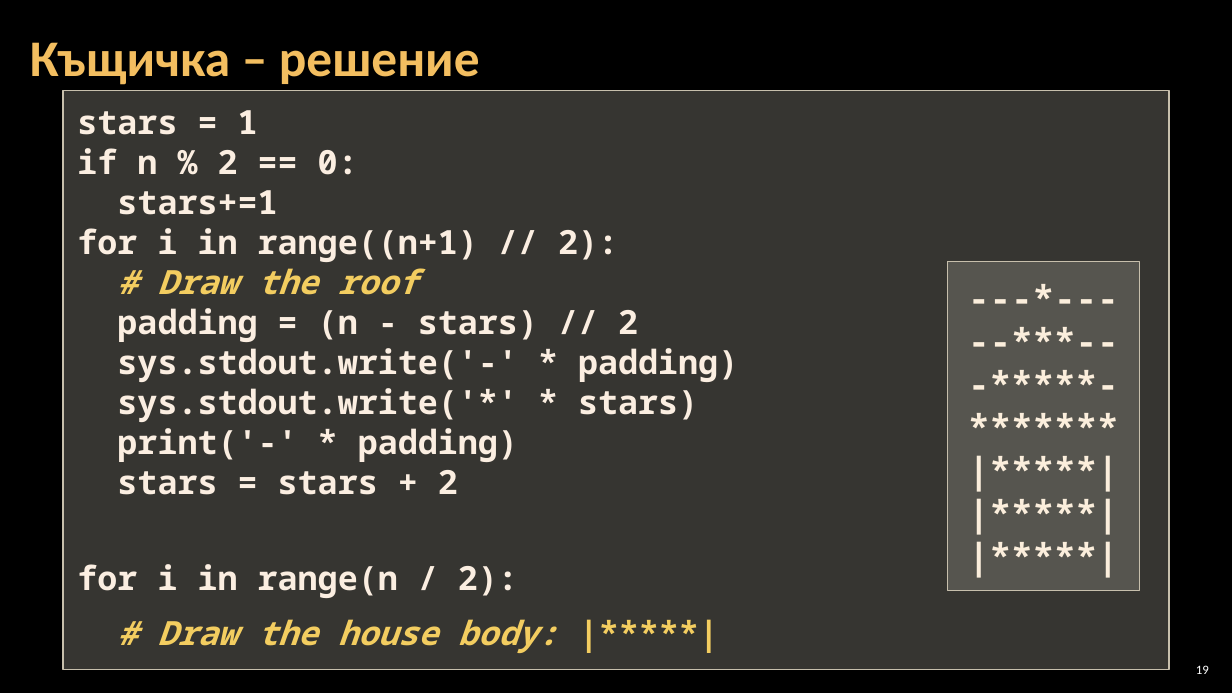
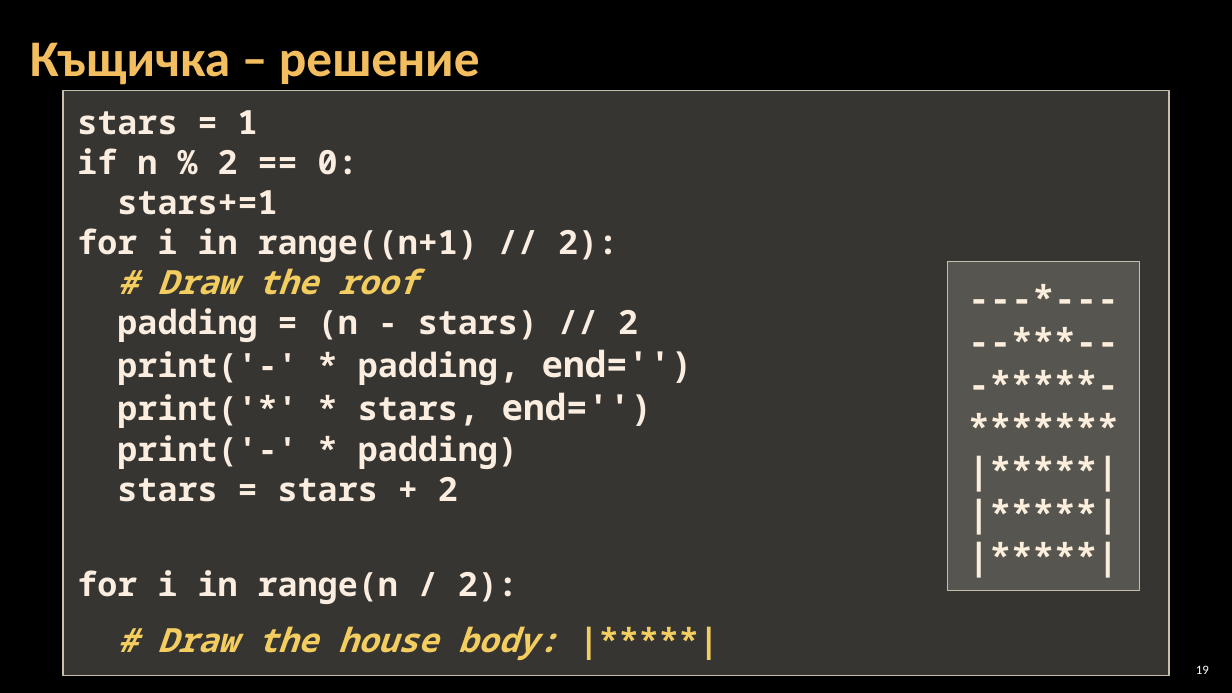
Before and after one commit to Software-University/Python-Basics, a slide deck: slide 19 of Python/6. Drawing-with-Loops/6. Drawing-with-Loops.pptx. Drawn at 1232x693 pixels with LibreOffice and Linux fonts; fonts in the diff are those of the drawing; background and template pictures are left out. Boxes give left, top, right and bottom in pixels: in the first picture for what was removed or moved away, otherwise in the second. Text is boxed around its words. In the diff, an @@ line names an element or a change of style, - is before the commit and + after.

```diff
--- a/Python/6. Drawing-with-Loops/6. Drawing-with-Loops.pptx
+++ b/Python/6. Drawing-with-Loops/6. Drawing-with-Loops.pptx
@@ rectangle "stars = 1": place and size @@
-rectangle "stars = 1" at [63,91,1169,669]
+rectangle "stars = 1" at [63,91,1169,676]
@@ text in rectangle at [117,349,693,428]: text changed @@
-sys.stdout.write('-' * padding)
-sys.stdout.write('*' * stars)
+print('-' * padding, end='')
+print('*' * stars, end='')
```
Also in this commit, not shown: 11 other slides changed, 12 other files.
